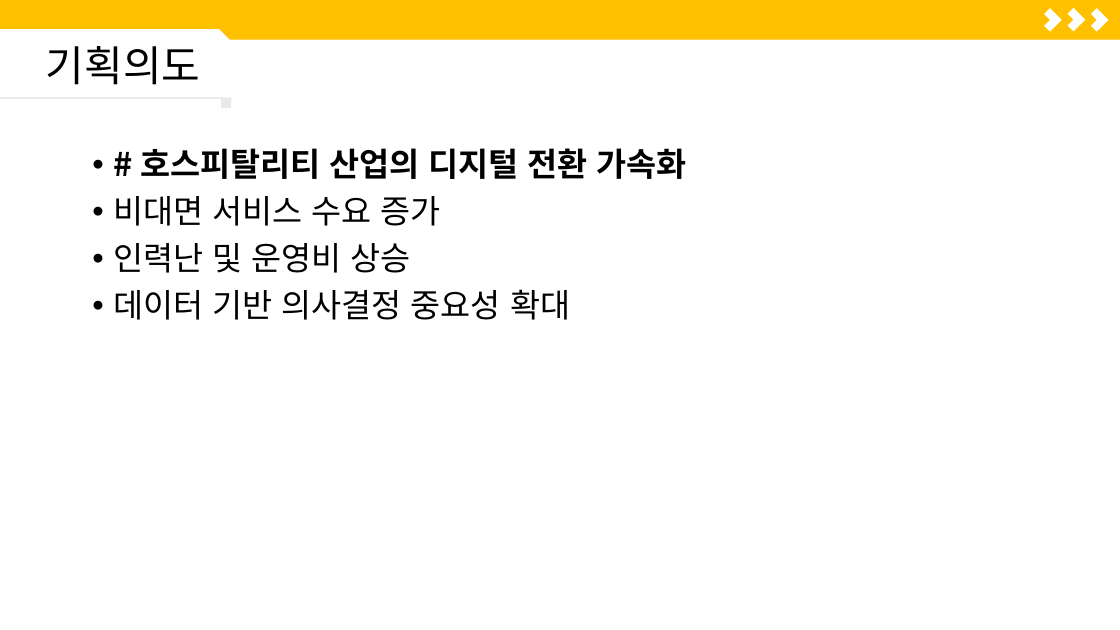
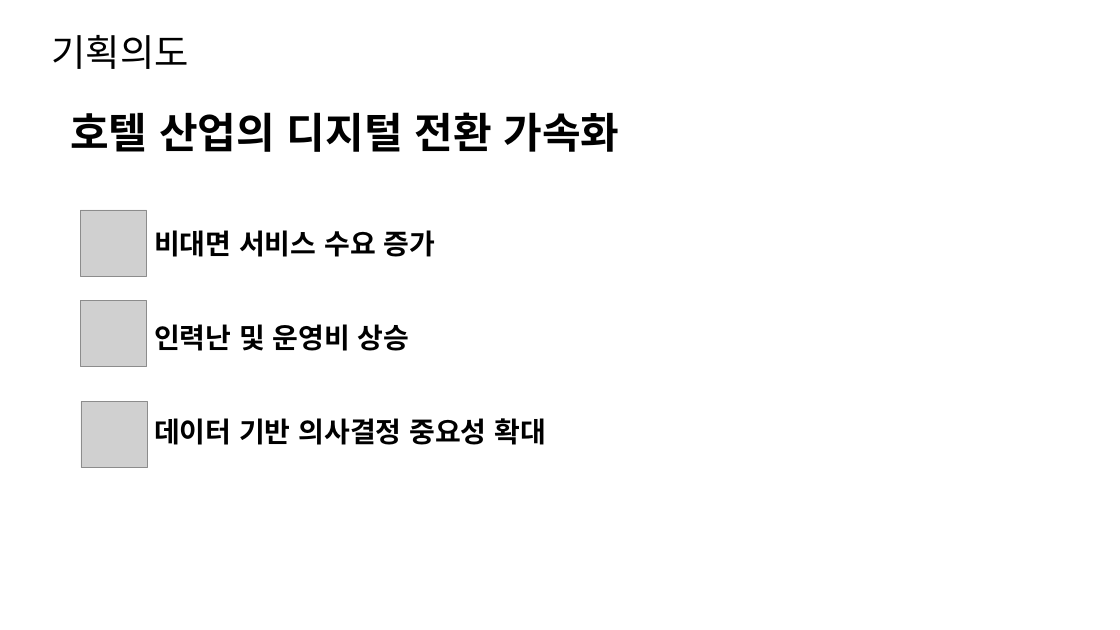
Before and after one commit to ShinHyerin/Hotel-Service-Optimization-AI, a slide deck: slide 3 of presentation/포트폴리오_신혜린.pptx. Drawn at 1120x630 pixels with LibreOffice and Linux fonts; fonts in the diff are those of the drawing; grey boxes stand for pictures. Boxes give left, top, right and bottom in pixels: in the first picture for what was removed or moved away, otherwise in the second. Text is boxed around its words. In the diff, an @@ line names an element or a change of style, - is before the commit and + after.

Commit message:
Design: Update PowerPoint presentation template and slide layouts

```diff
--- a/presentation/포트폴리오_신혜린.pptx
+++ b/presentation/포트폴리오_신혜린.pptx
@@ title "기획의도" at [52, 35, 189, 69]: size 36 to 32 pt @@
@@ rectangle removed at [0, 0, 1120, 39] @@
@@ snip rect removed at [0, 29, 231, 101] @@
@@ corner removed at [1038, 8, 1062, 32] @@
@@ corner removed at [1062, 8, 1086, 32] @@
@@ corner removed at [1085, 8, 1109, 32] @@
@@ rectangle removed at [0, 97, 232, 99] @@
@@ text "호텔 산업의 디지털 전환 가속화": place and size @@
-text "호텔 산업의 디지털 전환 가속화" at [113, 148, 687, 320]
+text "호텔 산업의 디지털 전환 가속화" at [70, 112, 619, 445]
@@ text at [70, 112, 619, 152]: text changed; size 28 to 36 pt @@
-• # 호스피탈리티 산업의 디지털 전환 가속화
+호텔 산업의 디지털 전환 가속화
@@ rectangle removed at [221, 98, 231, 108] @@
@@ picture added at [81, 210, 147, 276] @@
@@ text at [154, 230, 547, 445]: size 28 to 24 pt, bold on in "비대면 서비스 수요 증가", "인력난 및 운영비 상승", "데이터 기반 의사결정 중요성 확대"; bullet • to none @@
@@ picture added at [81, 301, 147, 367] @@
@@ picture added at [81, 402, 147, 468] @@
```
Also in this commit, not shown: 14 other slides changed, 10 slides added, 1 slide removed.
